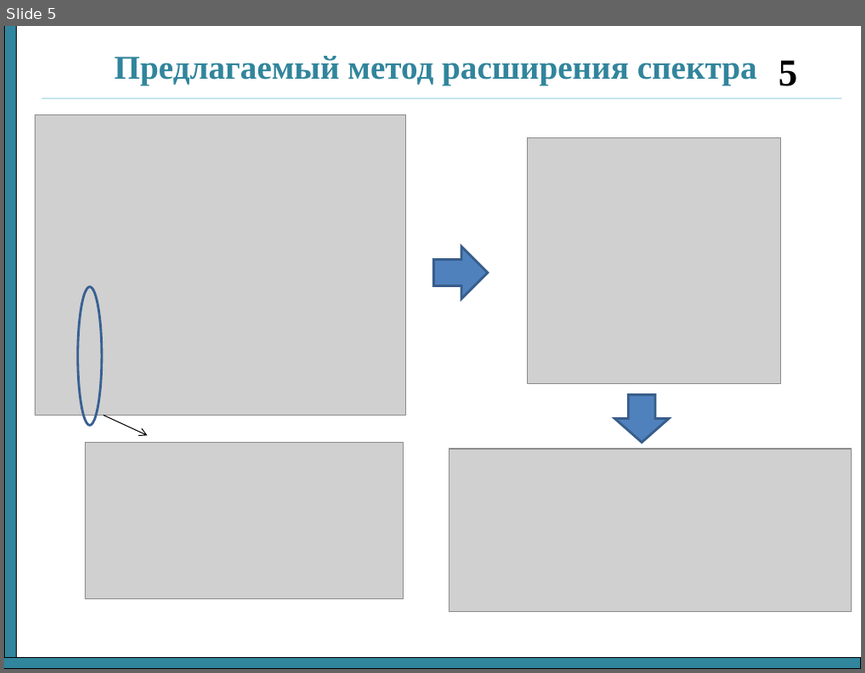
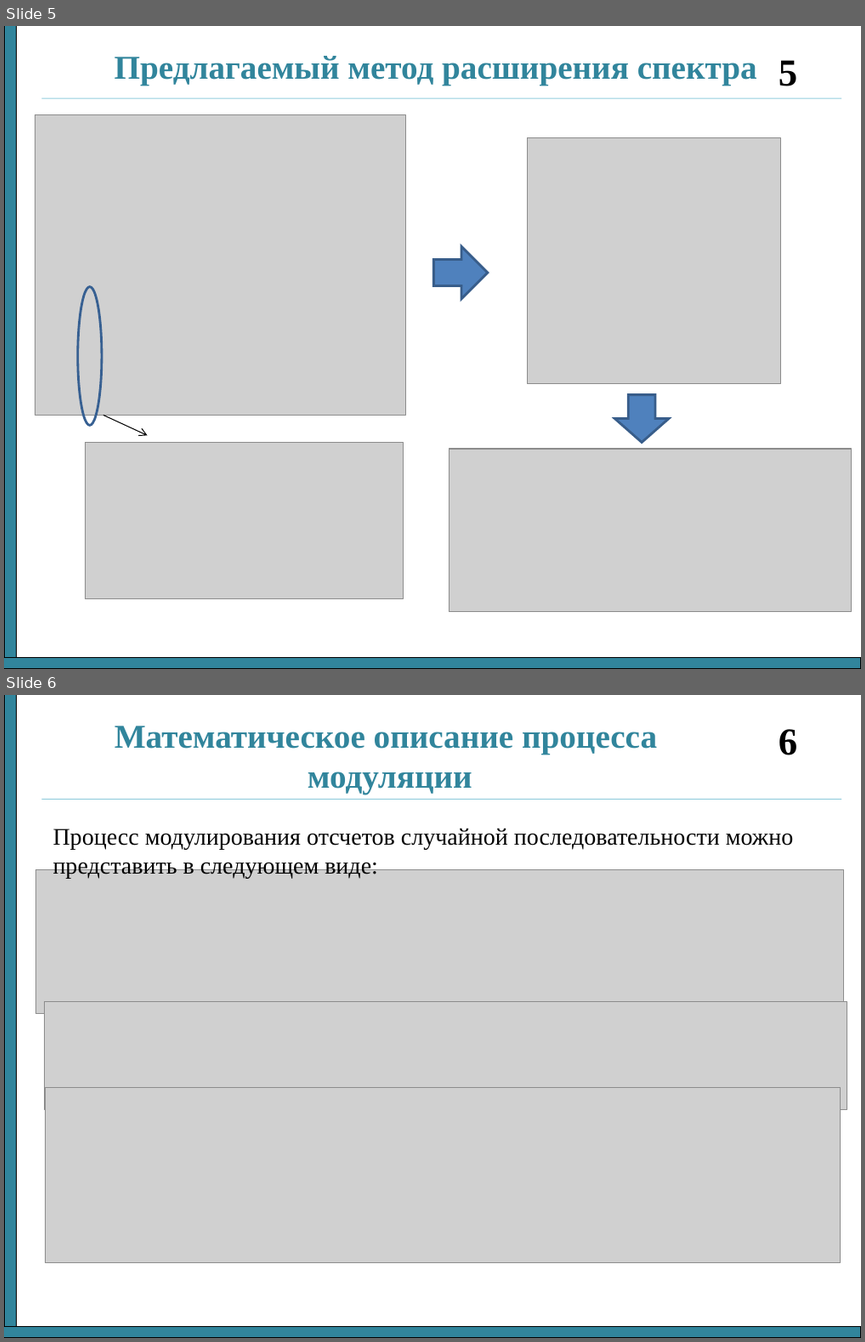
Before and after one commit to nikok94/dissertation, a slide deck: Отчет 3 семестр.ppt. Shown one above the other, each under a label of ours: slide 5 before the commit, slides 5 and 6 after it. The pictures are 865x673 and 865x1342 pixels, drawn with LibreOffice and Linux fonts; fonts in the diff are those of the drawing; grey boxes stand for pictures. Boxes give left, top, right and bottom in pixels: in the first picture for what was removed or moved away, otherwise in the second. Text is boxed around its words. In the diff, an @@ line names an element or a change of style, - is before the commit and + after.

Commit message:
Презентация

```diff
--- a/Отчет 3 семестр.ppt
+++ b/Отчет 3 семестр.ppt
@@ slide 6 added at box(4, 695, 861, 1338), background #FFFFFF @@
@@ rectangle added at box(4, 695, 17, 1338), fill #31859C, outline #000000 0.74 pt @@
@@ text added at box(114, 726, 657, 794), 28 pt, text #31859C, bold @@
+Математическое описание процесса
+модуляции
@@ page number added at box(778, 729, 797, 755), 32 pt, text #000000, bold @@
+6
@@ line added from (41, 799) to (841, 799), #93CDDD 0.74 pt @@
@@ text added at box(53, 828, 793, 878), 20 pt, text #000000 @@
+Процесс модулирования отсчетов случайной последовательности можно представить в следующем виде:
@@ picture added at box(35, 870, 844, 1013) @@
@@ picture added at box(44, 1002, 847, 1109) @@
@@ picture added at box(46, 1088, 840, 1262) @@
@@ rectangle added at box(4, 1327, 861, 1338), fill #31859C, outline #000000 0.74 pt @@
```
